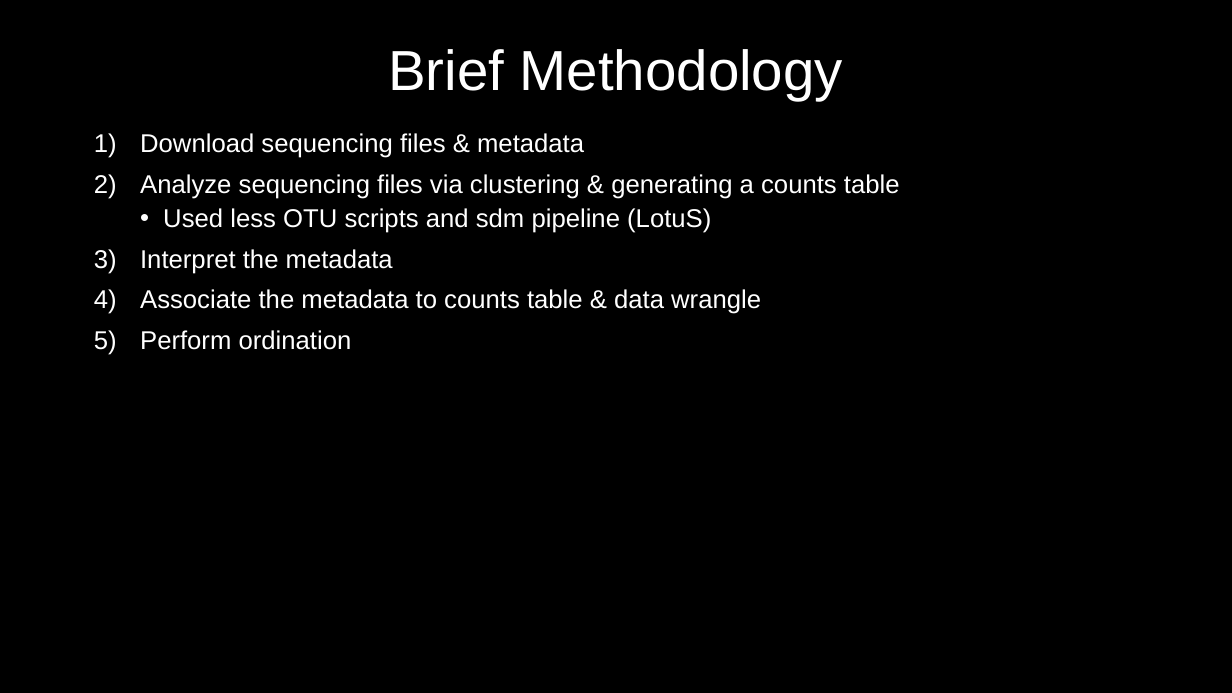
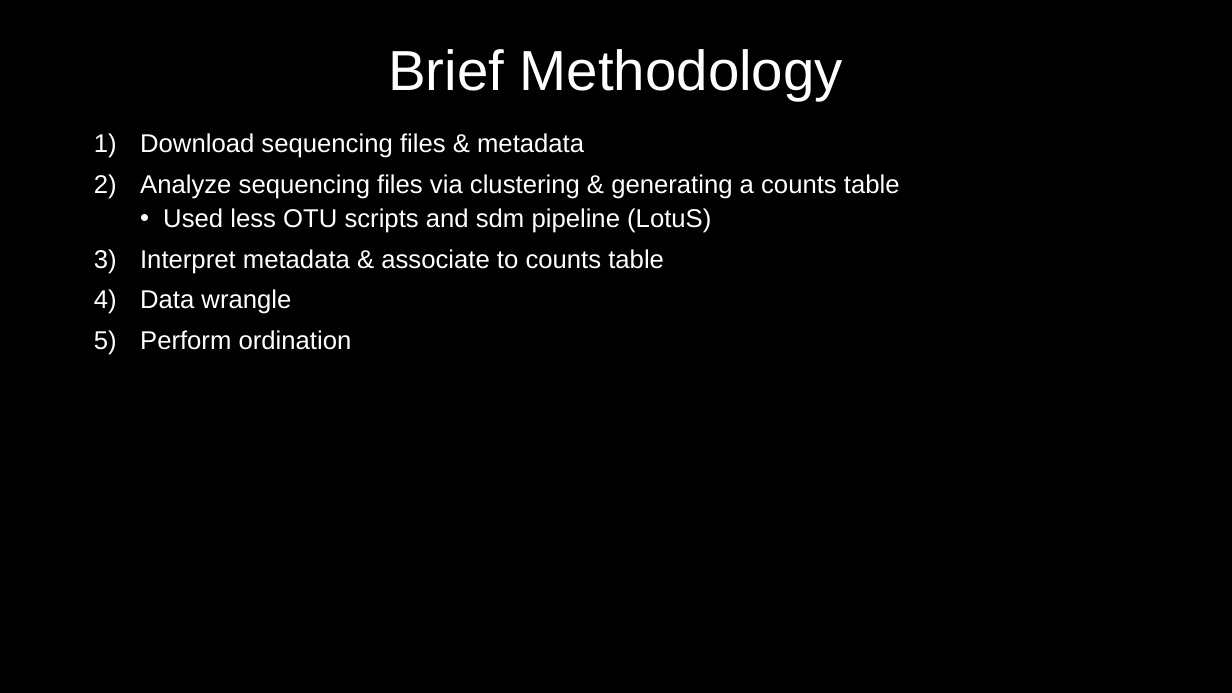
Before and after one commit to MyGitUse/MBIO7160, a slide deck: slide 7 of FinalProject/191128_Presentation_NM.pptx. Drawn at 1232x693 pixels with LibreOffice and Linux fonts; fonts in the diff are those of the drawing. Boxes give left, top, right and bottom in pixels: in the first picture for what was removed or moved away, otherwise in the second. Text is boxed around its words. In the diff, an @@ line names an element or a change of style, - is before the commit and + after.

```diff
--- a/FinalProject/191128_Presentation_NM.pptx
+++ b/FinalProject/191128_Presentation_NM.pptx
@@ text at (x1=140, y1=249, x2=664, y2=314): text changed @@
-3) Interpret the metadata
-4) Associate the metadata to counts table & data wrangle
+3) Interpret metadata & associate to counts table
+4) Data wrangle
```
Also in this commit, not shown: 6 other slides changed, 3 slides added, 3 slides removed.
